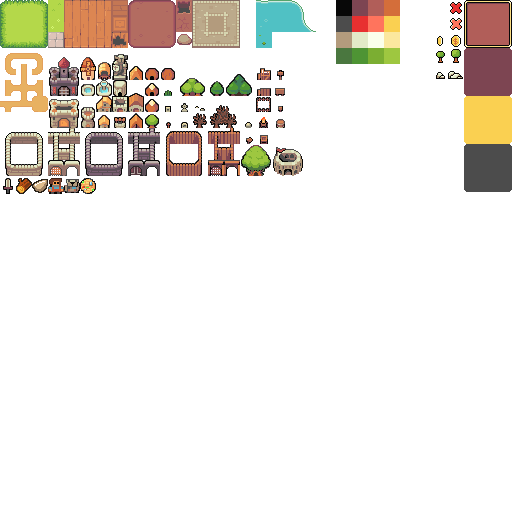
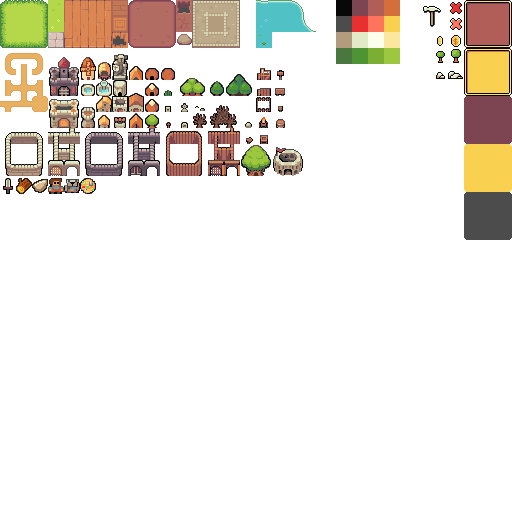
Before/after of a w=512, h=512 layered artwork. What changed in the layer stack:
painted on "icons" (1st of 2, in "UI") over [423, 6, 441, 27]
painted on "9 patches" over [464, 48, 512, 240]
